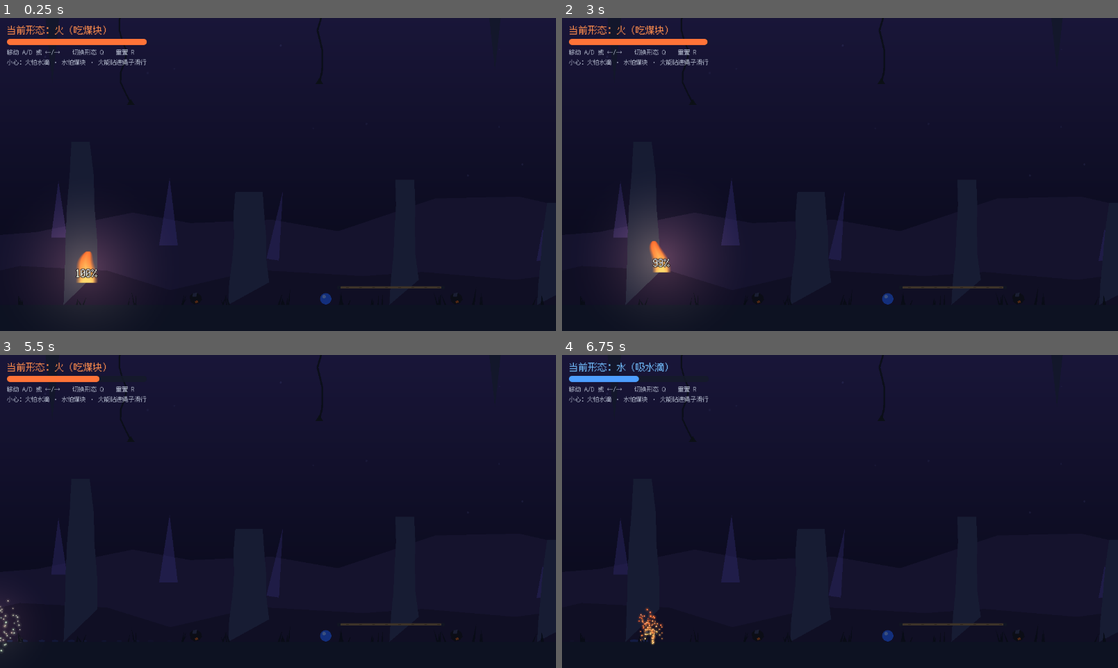
Above: before the commit, frames 1-4 (two rows, left to right).
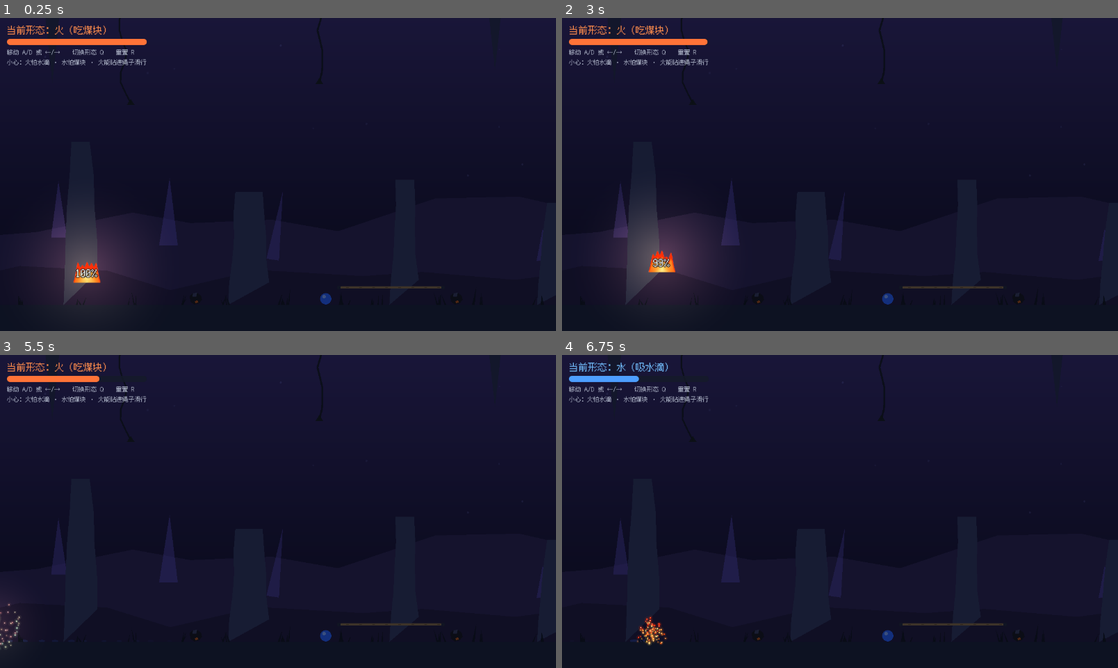
Above: after the commit, the same moments.

Repository: wov/elements
Game: Godot game, scene res://scenes/main.tscn
Two runs of this game, one before a commit and one after it. Both use one fixed random seed, a clock stepped at 60 frames per second and the inputs below.
Inputs:
- Up to frame 1 (0.25 s): no input
- Up to frame 2 (3 s): hold D (move_right) 0.53-1.28 s; hold Q (switch_form) 0.53-1.28 s; hold A (move_left) 1.28-2.03 s; tap Q (switch_form) at 1.35, 2.85 s; hold Q (switch_form) 2.03-2.78 s; hold D (move_right) from 2.03 s (still down); tap Enter at 2.75 s
- Up to frame 3 (5.5 s): release D (move_right) at 3.53 s; hold Q (switch_form) 3.53-4.28 s; hold A (move_left) from 3.53 s (still down); tap Q (switch_form) at 4.35 s; hold Q (switch_form) from 5.03 s (still down)
- Up to frame 4 (6.75 s): release A (move_left) at 5.78 s; release Q (switch_form) at 5.78 s; hold D (move_right) from 5.78 s (still down); tap Q (switch_form) at 5.85 s; hold Q (switch_form) from 6.53 s (still down)

The runs differ from the first frame. In frame 1, 0.2% of the frame differs, in the area x 13-19%, y 74-85%; in frame 2, 0.2%; in frame 3, 0.1%; in frame 4, 0.3%, in the area x 13-19%, y 80-93%.

Commit message:
火形态改为直立多焰舌火焰，移除左右扭曲与移动倾斜

Diff:
--- a/scripts/character_frames.gd
+++ b/scripts/character_frames.gd
@@ -4,7 +4,7 @@
 ## 没有正式美术的动画用程序生成的占位帧；有正式美术的用 _use_art_frames 替换。
 ##
 ## 动画一览（均按「向右移动」绘制，向左由 flip_h 镜像）：
-## - fire_idle / fire_move：火焰（占位）；移动时火苗向行进反方向拖曳（迎风变形）并略微收窄
+## - fire_idle / fire_move：火焰（占位）；多焰舌向上翻动，待机与移动均直立
 ## - water_idle：水滴待机 —— 正式美术 8 帧（assets/water/idle/）
 ## - water_move：有张力的圆形水滴（占位）；移动时横向拉伸
 
@@ -73,7 +73,7 @@
 			FIRE_IDLE:
 				tex = _texture(func(x: float, y: float) -> Color: return _fire_pixel(x, y, phase, 0.0))
 			FIRE_MOVE:
-				tex = _texture(func(x: float, y: float) -> Color: return _fire_pixel(x, y, phase, -0.42 - 0.08 * sin(phase * TAU)))
+				tex = _texture(func(x: float, y: float) -> Color: return _fire_pixel(x, y, phase, 0.0))
 			WATER_IDLE:
 				tex = _texture(func(x: float, y: float) -> Color: return _water_pixel(x, y, phase, 1.0 + 0.018 * sin(phase * TAU), 0.96 - 0.018 * sin(phase * TAU)))
 			WATER_MOVE:
@@ -89,24 +89,30 @@
 	return ImageTexture.create_from_image(image)
 
 
-## 火焰像素：底部宽、顶部收尖；中轴随高度摆动（帧相位制造跳动）。
-## lean 为移动时的迎风拖曳量（负值 = 火苗向左拖曳，配 flip_h 使用）。
-static func _fire_pixel(x: float, y: float, phase: float, lean: float) -> Color:
-	var nx := (float(x) + 0.5 - 32.0) / 28.0
-	var t := 1.0 - (float(y) + 0.5) / 56.0
-	if t < 0.0 or t > 1.0:
-		return Color(0, 0, 0, 0)
-	var axis := sin(t * 5.5 + phase * TAU) * 0.14 * t + lean * pow(t, 1.5)
-	var half_width := (0.62 + 0.035 * sin(phase * TAU)) * sqrt(maxf(0.0, 1.0 - t * t)) + 0.05
-	if absf(lean) > 0.0:
-		half_width *= 0.88
-	var d := absf(nx - axis) / half_width
-	if d >= 1.0:
-		return Color(0, 0, 0, 0)
-	var alpha := clampf((1.0 - d) * 2.2, 0.0, 1.0)
-	var heat := clampf((1.0 - d * 0.55) * (1.15 - t * 0.85) + 0.08 * sin(phase * TAU), 0.0, 1.0)
-	var color := Color(1.0, 0.25 + 0.6 * heat, 0.08 + 0.35 * heat)
-	color.a = alpha
+## 多焰舌火焰：位置固定，焰舌只沿竖直方向升降，内层暖黄、外层橙红。
+static func _fire_pixel(x: float, y: float, phase: float, _lean: float) -> Color:
+	var nx := (x - 32.0) / 24.0
+	var height := (56.0 - y) / 48.0
+	if height < 0.0 or absf(nx) >= 1.0:
+		return Color.TRANSPARENT
+	var envelope := sqrt(maxf(0.0, 1.0 - nx * nx))
+	var crown := 0.32 * envelope
+	# 各焰舌独立竖直翻动，没有左右漂移或迎风倾斜。
+	for i in 5:
+		var center := -0.68 + float(i) * 0.34
+		var rise := 0.38 + 0.15 * sin(phase * TAU + float(i) * 1.7)
+		if i == 2:
+			rise += 0.22
+		crown += rise * exp(-pow((nx - center) / 0.17, 2.0))
+	var edge := clampf((crown - height) * 30.0, 0.0, 1.0)
+	var base := clampf(height * 40.0, 0.0, 1.0)
+	if edge <= 0.0:
+		return Color.TRANSPARENT
+	var inner := clampf((crown * 0.73 - height) * 9.0, 0.0, 1.0) * (1.0 - absf(nx) * 0.65)
+	var flow := 0.5 + 0.5 * sin(height * 19.0 - phase * TAU * 2.0 + absf(nx) * 7.0)
+	var color := Color(1.0, 0.19, 0.035).lerp(Color(1.0, 0.66, 0.08), inner)
+	color = color.lerp(Color(1.0, 0.94, 0.57), pow(inner, 3.0) * (0.7 + flow * 0.3))
+	color.a = edge * base
 	return color
 
 
--- a/scripts/player.gd
+++ b/scripts/player.gd
@@ -312,7 +312,7 @@
 
 ## 形态 + 是否移动 → 动画帧；向左移动用 flip_h 镜像。
 func _update_animation(moving: bool) -> void:
-	_sprite.flip_h = _facing < 0
+	_sprite.flip_h = form == Form.WATER and _facing < 0
 	if _transitioning:
 		return
 	var anim: String
@@ -322,7 +322,7 @@
 		anim = CharacterFrames.WATER_MOVE if moving else CharacterFrames.WATER_IDLE
 	if _sprite.animation != anim or not _sprite.is_playing():
 		_sprite.play(anim)
-	_sprite.flip_h = _facing < 0
+	_sprite.flip_h = form == Form.WATER and _facing < 0
 
 
 ## 火：悬空 + 缓慢起伏；水：贴地 + 轻微张力呼吸。
Not shown, changed: README.md
